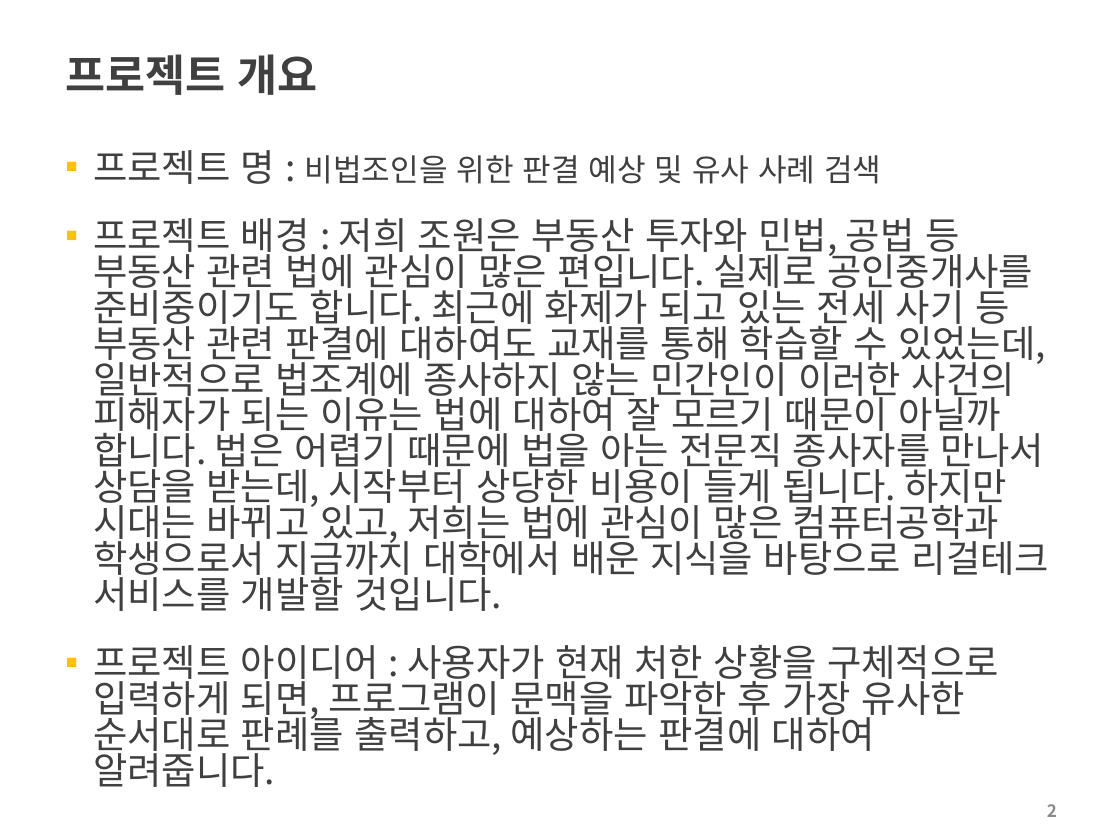
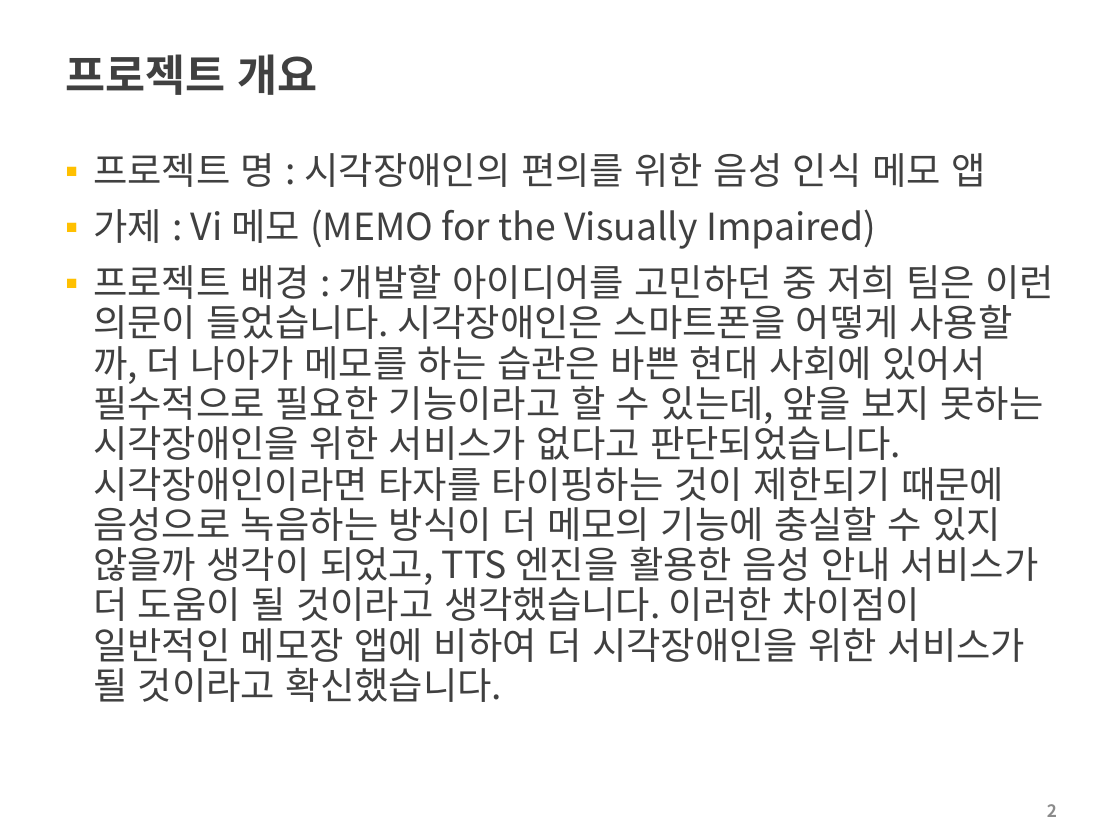
Before and after one commit to choisinho/capstone1, a slide deck: slide 2 of 2022-2-PreCapstoneDesign-최종보고서.pptx. Drawn at 1120x840 pixels with LibreOffice and Linux fonts; fonts in the diff are those of the drawing; background and template pictures are left out. Boxes give left, top, right and bottom in pixels: in the first picture for what was removed or moved away, otherwise in the second. Text is boxed around its words. In the diff, an @@ line names an element or a change of style, - is before the commit and + after.

```diff
--- a/2022-2-PreCapstoneDesign-최종보고서.pptx
+++ b/2022-2-PreCapstoneDesign-최종보고서.pptx
@@ text at (x1=93, y1=153, x2=1055, y2=702): text changed @@
-▪ 프로젝트 명 : 비법조인을 위한 판결 예상 및 유사 사례 검색
-▪ 프로젝트 배경 : 저희 조원은 부동산 투자와 민법, 공법 등 부동산 관련 법에 관심이 많은 편입니다. 실제로 공인중개사를 준비중이기도 합니다. 최근에 화제가 되고 있는 전세 사기 등 부동산 관련 판결에 대하여도 교재를 통해 학습할 수 있었는데, 일반적으로 법조계에 종사하지 않는 민간인이 이러한 사건의 피해자가 되는 이유는 법에 대하여 잘 모르기 때문이 아닐까 합니다. 법은 어렵기 때문에 법을 아는 전문직 종사자를 만나서 상담을 받는데, 시작부터 상당한 비용이 들게 됩니다. 하지만 시대는 바뀌고 있고, 저희는 법에 관심이 많은 컴퓨터공학과 학생으로서 지금까지 대학에서 배운 지식을 바탕으로 리걸테크 서비스를 개발할 것입니다.
-▪ 프로젝트 아이디어 : 사용자가 현재 처한 상황을 구체적으로 입력하게 되면, 프로그램이 문맥을 파악한 후 가장 유사한 순서대로 판례를 출력하고, 예상하는 판결에 대하여 알려줍니다.
+▪ 프로젝트 명 : 시각장애인의 편의를 위한 음성 인식 메모 앱
+▪ 가제 : Vi 메모 (MEMO for the Visually Impaired)
+▪ 프로젝트 배경 : 개발할 아이디어를 고민하던 중 저희 팀은 이런 의문이 들었습니다. 시각장애인은 스마트폰을 어떻게 사용할까, 더 나아가 메모를 하는 습관은 바쁜 현대 사회에 있어서 필수적으로 필요한 기능이라고 할 수 있는데, 앞을 보지 못하는 시각장애인을 위한 서비스가 없다고 판단되었습니다. 시각장애인이라면 타자를 타이핑하는 것이 제한되기 때문에 음성으로 녹음하는 방식이 더 메모의 기능에 충실할 수 있지 않을까 생각이 되었고, TTS 엔진을 활용한 음성 안내 서비스가 더 도움이 될 것이라고 생각했습니다. 이러한 차이점이 일반적인 메모장 앱에 비하여 더 시각장애인을 위한 서비스가 될 것이라고 확신했습니다.
```
Also in this commit, not shown: 1 other slide changed, 3 slides added, 2 slides removed, 3 other files.
